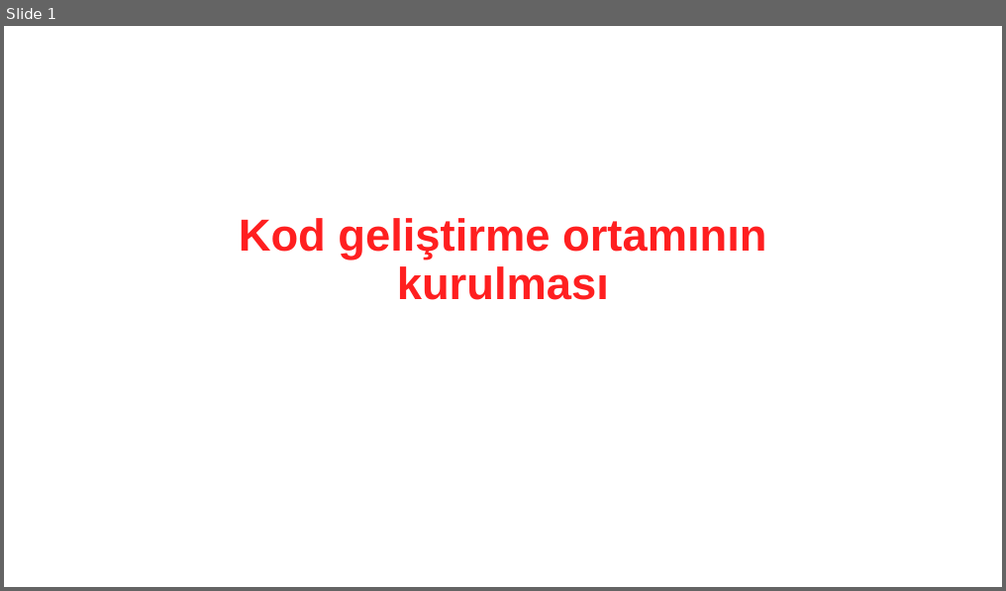
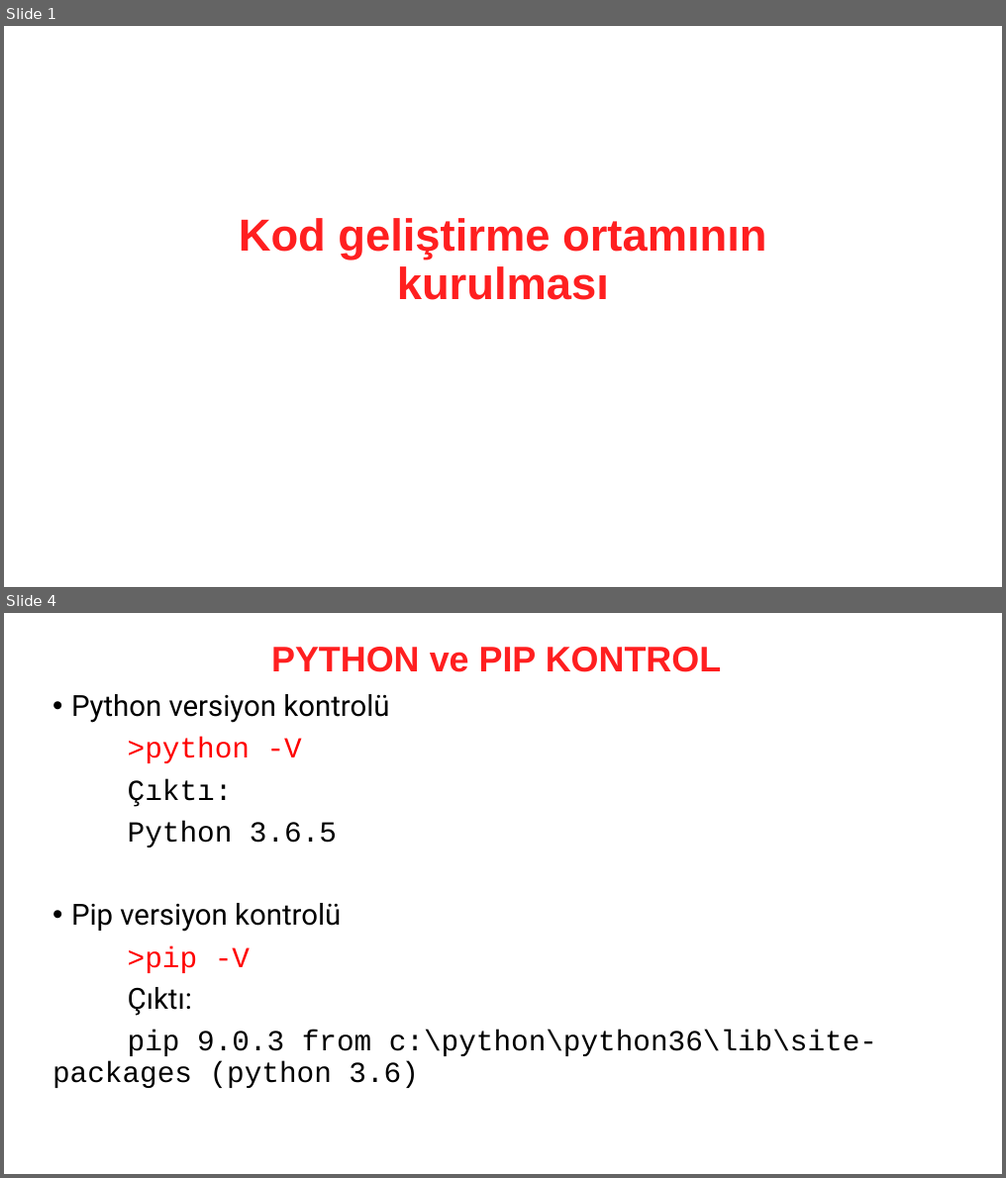
Before and after one commit to MustafaErenSonkaya/machine-learning-with-python-101, a slide deck: presentations/07. Kod geliştirme ortamının kurulması.pptx. Shown one above the other, each under a label of ours: slide 1 before the commit, slides 1 and 4 after it; the slides between them are not shown. The pictures are 1006x591 and 1006x1178 pixels, drawn with LibreOffice and Linux fonts; fonts in the diff are those of the drawing. Boxes give left, top, right and bottom in pixels: in the first picture for what was removed or moved away, otherwise in the second. Text is boxed around its words. In the diff, an @@ line names an element or a change of style, - is before the commit and + after.

```diff
--- a/presentations/07. Kod geliştirme ortamının kurulması.pptx
+++ b/presentations/07. Kod geliştirme ortamının kurulması.pptx
@@ slide 4 added at (4, 613, 1002, 1174), background #FFFFFF @@
@@ title added at (271, 647, 721, 672), 34.2 pt, text #FF1F20, bold @@
+PYTHON ve PIP KONTROL
@@ text added at (53, 694, 877, 1088), 28 pt, text #000000 @@
+• Python versiyon kontrolü
+>python -V
+Çıktı:
+Python 3.6.5
+• Pip versiyon kontrolü
+>pip -V
+Çıktı:
+pip 9.0.3 from c:\python\python36\lib\site- packages (python 3.6)
```
Also in this commit, not shown: 1 slide changed, 9 other slides added, 52 other files.
